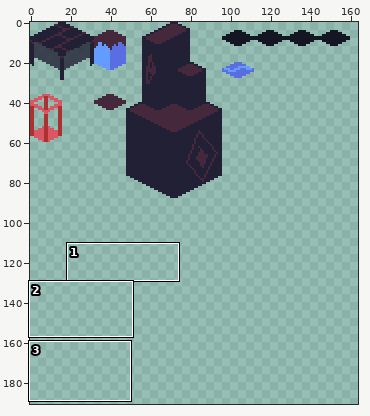
Sprite sheet -- Tileset/Isometic Tiles Testing.png. The first picture is a wide view before the edit; the outline marks the close-up.
Close-up. Before:
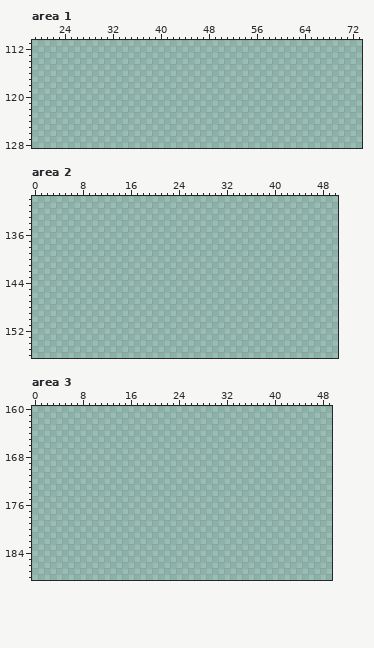
The file is 256x256 pixels. Colours within 5 levels of each other are drawn and written as one. Shown: area 1: x 19..73, y 111..128; area 2: x 0..50, y 130..156; area 3: x 0..49, y 160..188. The wide view leaves out empty margins.
Once edited:
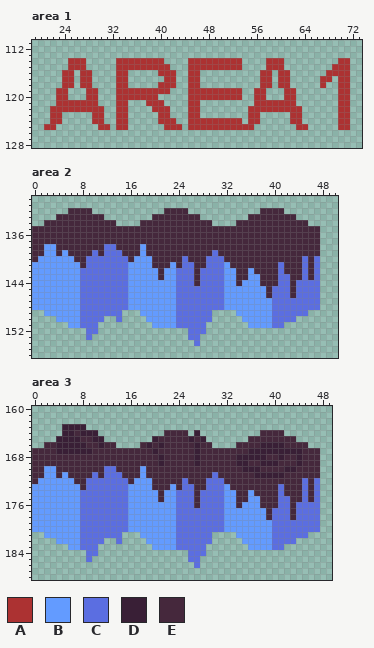
Palette (. is transparent): A #ac3232  B #639bff  C #5b6ee1  D #391f36  E #45283c
From old to new:
Changed rows in their new state; - is an unchanged pixel.
Area 1:
first column x 21:
114 ----AAA-----AAAAAAAA----AAAAAAAAA----AAA---------AA
115 ----AAA-----AAAAAAAAA---AAAAAAAAA----AAA--------AAA
116 ---AA-AA----AA-----AAA--AA----------AA-AA------AAAA
117 ---AA-AA----AA------AA--AA----------AA-AA-----AA-AA
118 ---AA-AA----AA-----AAA--AA----------AA-AA-----A--AA
119 --AA---AA---AAAAAAAAA---AAAAAAAAA--AA---AA-------AA
120 --AA---AA---AAAAAAA-----AAAAAAAAA--AA---AA-------AA
121 --AAAAAAA---AA---AAA----AA---------AAAAAAA-------AA
122 -AAAAAAAAA--AA----AAA---AA--------AAAAAAAAA------AA
123 -AA-----AA--AA-----AA---AA--------AA-----AA------AA
124 -AA-----AA--AA-----AAA--AAAAAAAAA-AA-----AA------AA
125 AA-------AA-AA------AAA-AAAAAAAAAAA-------AA-----AA
Area 2:
first column x 0:
132 ------EEEE------------EEEE------------EEEE------
133 ----EEEEEEEE--------EEEEEEEE--------EEEEEEEE----
134 --EEEEEEEEEEEE----EEEEEEEEEEEE----EEEEEEEEEEEE--
135 EEEEEEEEEEEEEEEEEEEEEEEEEEEEEEEEEEEEEEEEEEEEEEEE
136 EEEEEEEEEEEEEEEEEEEEEEEEEEEEEEEEEEEEEEEEEEEEEEEE
137 EEEEEEEEEEEEEEEEEEEEEEEEEEEEEEEEEEEEEEEEEEEEEEEE
138 EEBBEEEEEEEECCEEEEBEEEEEEEEEEEEEEEEEEEEEEEEEEEEE
139 EEBBEBEEEECECCCEEEBEEEEEEEEEEECEEEEEEEEEEEEEEEEE
140 EBBBBBBEECCCCCCCEBBBEEEEECEEECCCEEEEEEEEEEEEECEC
141 BBBBBBBBECCCCCCCBBBBEEEBECCEECCCBEEEEEEEECEEECEC
142 BBBBBBBBCCCCCCCCBBBBBEBBCCCECCCCBBEEBEEEECEEECEC
143 BBBBBBBBCCCCCCCCBBBBBEBBCCCECCCCBBEEBBEEECCEECEC
144 BBBBBBBBCCCCCCCCBBBBBBBBCCCECCCCBBEBBBEEECCECCCC
145 BBBBBBBBCCCCCCCCBBBBBBBBCCCCCCCCBBBBBBBECCCECCCC
146 BBBBBBBBCCCCCCCCBBBBBBBBCCCCCCCCBBBBBBBECCCECCCC
147 BBBBBBBBCCCCCCCCBBBBBBBBCCCCCCCCBBBBBBBBCCCCCCCC
148 BBBBBBBBCCCCCCCCBBBBBBBBCCCCCCCCBBBBBBBBCCCCCCCC
149 --BBBBBBCCCCCCC---BBBBBBCCCCCC----BBBBBBCCCCCC--
150 ----BBBBCCCC--C----BBBBBCCCCCC-----BBBBBCCCC----
151 ------BBCCC---------BBBBCCCCC-------BBBBCC------
152 ---------CC---------------CCC-------------------
153 ---------C----------------CC--------------------
154 ---------------------------C--------------------
Area 3:
first column x 0:
163 -----DDDD---------------------------------------
164 -----DDEDDD-----------EEEE-D----------EEEE------
165 ----DDDDEEDD--------DEEEEEDED-------EEEEEEEE----
166 --EEDDDDDEEDEE----EDEDEEEEEDEE----EEEEDDDDEEEE--
167 EEEEDDDDDDEEEEEEEEEEDEEEEEEDEEEEEEEEDDDDDDDDDEEE
168 EEEEEEEEEEEEEEEEEEEEEDEEEEEDEEEEEEDDDDDEEDEEDEEE
169 EEEEEEEEEEEEEEEEEEEEEDEEEEEDEEEEEEDDEEDDDEEEDEEE
170 EEBBEEEEEEEECCEEEEBEEEEEEEEEEEEEEEEDDDEEEEDDEEEE
171 EEBBEBEEEECECCCEEEBEEEEEEEEEEECEEEEEEDDDDDEEEEEE
172 EBBBBBBEECCCCCCCEBBBEEEEECEEECCCEEEEEEEEEEEEECEC
173 BBBBBBBBECCCCCCCBBBBEEEBECCEECCCBEEEEEEEECEEECEC
174 BBBBBBBBCCCCCCCCBBBBBEBBCCCECCCCBBEEBEEEECEEECEC
175 BBBBBBBBCCCCCCCCBBBBBEBBCCCECCCCBBEEBBEEECCEECEC
176 BBBBBBBBCCCCCCCCBBBBBBBBCCCECCCCBBEBBBEEECCECCCC
177 BBBBBBBBCCCCCCCCBBBBBBBBCCCCCCCCBBBBBBBECCCECCCC
178 BBBBBBBBCCCCCCCCBBBBBBBBCCCCCCCCBBBBBBBECCCECCCC
179 BBBBBBBBCCCCCCCCBBBBBBBBCCCCCCCCBBBBBBBBCCCCCCCC
180 BBBBBBBBCCCCCCCCBBBBBBBBCCCCCCCCBBBBBBBBCCCCCCCC
181 --BBBBBBCCCCCCC---BBBBBBCCCCCC----BBBBBBCCCCCC--
182 ----BBBBCCCC--C----BBBBBCCCCCC-----BBBBBCCCC----
183 ------BBCCC---------BBBBCCCCC-------BBBBCC------
184 ---------CC---------------CCC-------------------
185 ---------C----------------CC--------------------
186 ---------------------------C--------------------
